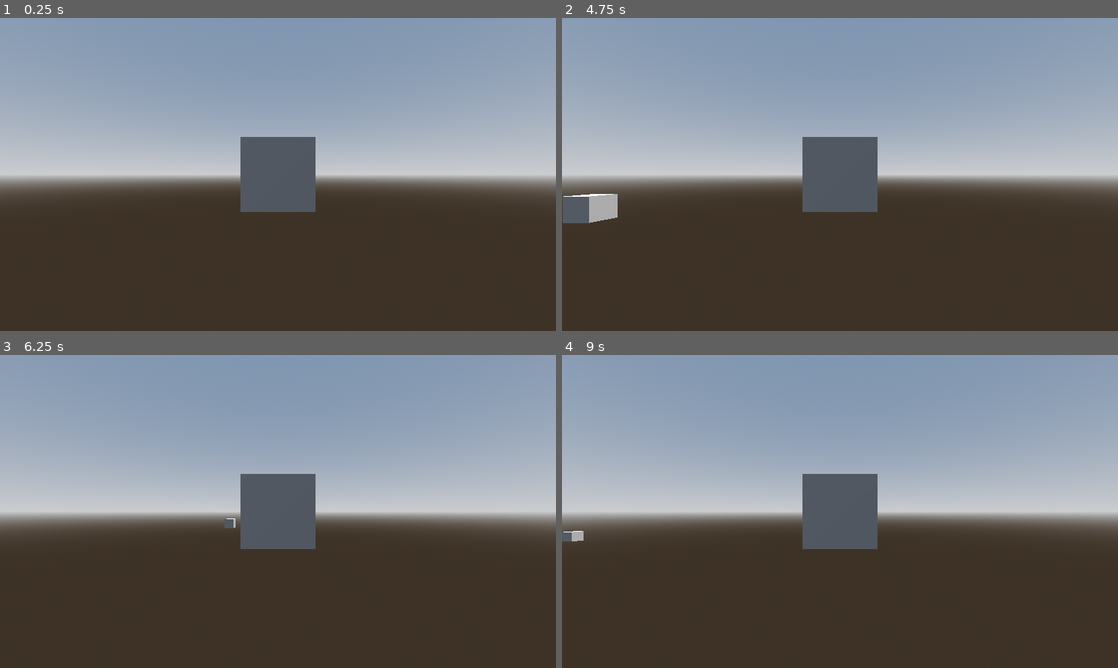
Above: before the commit, frames 1-4 (two rows, left to right).
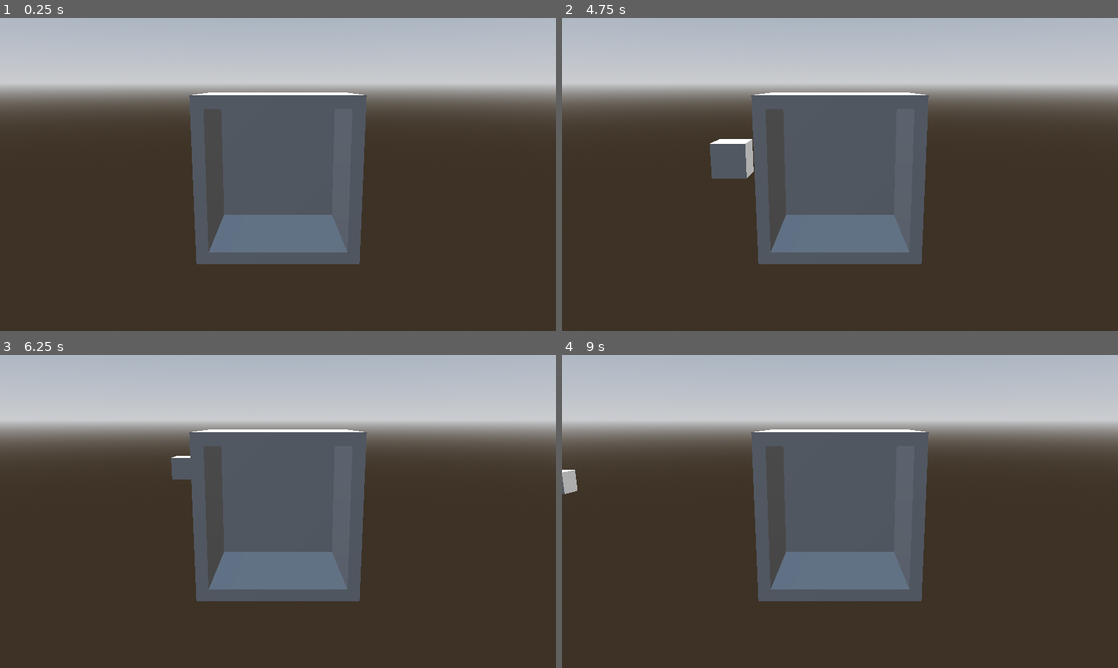
Above: after the commit, the same moments.

Repository: GriffinBaxter/Prof-Oddheart-or-How-I-Learned-to-Stop-Worrying-and-Love-the-Elevator
Game: Godot game, scene res://test_world.tscn
Same seed, same stepped clock (60 frames per second), same inputs: the game is played once before the commit and once after it.
Inputs:
- Up to frame 1 (0.25 s): no input
- Up to frame 2 (4.75 s): tap Enter at 0.5 s; hold D (right) 0.53-1.28 s; hold S (backward) 1.28-2.03 s; hold D (right) 2.03-2.78 s; hold W (forward) 2.78-3.53 s; tap Space (up) at 3.5 s; hold A (left) from 3.53 s (still down)
- Up to frame 3 (6.25 s): release A (left) at 5.03 s; hold S (backward) 5.03-5.78 s; tap Enter at 5.75 s; hold D (right) from 5.78 s (still down)
- Up to frame 4 (9 s): release D (right) at 6.53 s; hold W (forward) 6.53-7.28 s; hold D (right) 7.28-8.03 s; tap Space (up) at 8 s; hold S (backward) 8.03-8.78 s; tap Enter at 8.75 s; hold A (left) from 8.78 s (still down)

The runs differ from the first frame. In frame 1, 59% of the frame differs, in the area x 0-100%, y 0-79%; in frame 2, 59%; in frame 3, 59%; in frame 4, 59%.

Commit message:
$116: Create basic elevator model and adjust movement

Diff:
--- /dev/null
+++ b/Scenes/Entities/elevator.gd
@@ -0,0 +1,23 @@
+extends CharacterBody3D
+
+@export var speed: float = 10.
+
+
+func _physics_process(_delta: float) -> void:
+	var input := Input.get_vector("left", "right", "forward", "backward")
+	var direction := transform.basis * Vector3(input.x, 0, input.y).normalized()
+	if direction:
+		velocity.x = direction.x * speed
+		velocity.z = direction.z * speed
+	else:
+		velocity.x = move_toward(velocity.x, 0, speed)
+		velocity.z = move_toward(velocity.z, 0, speed)
+
+	if Input.is_action_pressed("up"):
+		velocity.y = speed
+	elif Input.is_action_pressed("down"):
+		velocity.y = -speed
+	else:
+		velocity.y = move_toward(velocity.y, 0, speed)
+
+	move_and_slide()
--- /dev/null
+++ b/Scenes/Entities/elevator.tscn
@@ -0,0 +1,25 @@
+[gd_scene load_steps=3 format=3 uid="uid://boj6d6ujfhsme"]
+
+[ext_resource type="Script" uid="uid://moqxk8y60xhx" path="res://Scenes/Entities/elevator.gd" id="1_blnjl"]
+
+[sub_resource type="BoxShape3D" id="BoxShape3D_25c2b"]
+size = Vector3(2.6, 2.45, 2.2)
+
+[node name="Elevator" type="CharacterBody3D"]
+script = ExtResource("1_blnjl")
+
+[node name="CollisionShape3D" type="CollisionShape3D" parent="."]
+shape = SubResource("BoxShape3D_25c2b")
+
+[node name="Outer" type="CSGBox3D" parent="."]
+size = Vector3(2.6, 2.65, 2.2)
+
+[node name="Inner" type="CSGBox3D" parent="Outer"]
+transform = Transform3D(1, 0, 0, 0, 1, 0, 0, 0, 1, 0, 0, 0.1)
+operation = 2
+size = Vector3(2.2, 2.25, 2.025)
+
+[node name="Camera3D" type="Camera3D" parent="."]
+transform = Transform3D(1, 0, 0, 0, 0.978148, 0.207912, 0, -0.207912, 0.978148, 0, 1.5, 7.5)
+current = true
+fov = 40.0
--- a/Scenes/Entities/player.gd
+++ /dev/null
@@ -1,28 +0,0 @@
-extends CharacterBody3D
-
-@export var speed: float = 20.0
-@export var accel: float = 5.0
-
-func _ready() -> void:
-	pass
-
-func _process(_delta: float) -> void:
-	pass
-
-func _physics_process(delta: float) -> void:
-	var direction: Vector3 = Vector3.ZERO
-	var input: Vector2 = Input.get_vector("left", "right", "forward", "backward")
-
-	if input.length() > 0:
-		direction = (transform.basis * Vector3(input.x, 0, input.y).normalized())
-
-	velocity.x = lerp(velocity.x, direction.x * speed, accel * delta)
-	velocity.z = lerp(velocity.z, direction.z * speed, accel * delta)
-	velocity.y = lerp(velocity.y, direction.y * speed, accel * delta)
-
-	if Input.is_action_pressed("up"):
-		velocity.y += speed * accel * delta
-	if Input.is_action_pressed("down"):
-		velocity.y -= speed * accel * delta
-
-	move_and_slide()
--- a/Scenes/Entities/player.tscn
+++ /dev/null
@@ -1,12 +0,0 @@
-[gd_scene load_steps=2 format=3 uid="uid://boj6d6ujfhsme"]
-
-[ext_resource type="Script" uid="uid://moqxk8y60xhx" path="res://Scenes/Entities/player.gd" id="1_blnjl"]
-
-[node name="Player" type="CharacterBody3D"]
-script = ExtResource("1_blnjl")
-
-[node name="CSGBox3D" type="CSGBox3D" parent="."]
-
-[node name="Camera3D" type="Camera3D" parent="."]
-transform = Transform3D(1, 0, 0, 0, 1, 0, 0, 0, 1, 0, 0, 3.19617)
-current = true
--- a/test_world.tscn
+++ b/test_world.tscn
@@ -1,6 +1,6 @@
 [gd_scene load_steps=5 format=3 uid="uid://b1qwrc1spmawo"]
 
-[ext_resource type="PackedScene" uid="uid://boj6d6ujfhsme" path="res://Scenes/Entities/player.tscn" id="1_dxppu"]
+[ext_resource type="PackedScene" uid="uid://boj6d6ujfhsme" path="res://Scenes/Entities/elevator.tscn" id="1_dxppu"]
 
 [sub_resource type="ProceduralSkyMaterial" id="ProceduralSkyMaterial_dxppu"]
 sky_horizon_color = Color(0.662243, 0.671743, 0.686743, 1)
@@ -23,7 +23,8 @@
 transform = Transform3D(-0.866025, -0.433013, 0.25, 0, 0.5, 0.866025, -0.5, 0.75, -0.433013, 0, 0, 0)
 shadow_enabled = true
 
-[node name="Player" parent="." instance=ExtResource("1_dxppu")]
+[node name="Elevator" parent="." instance=ExtResource("1_dxppu")]
 
 [node name="CSGBox3D" type="CSGBox3D" parent="."]
 transform = Transform3D(1, 0, 0, 0, 1, 0, 0, 0, 1, 0, 0, -5)
+use_collision = true
Renamed: Scenes/Entities/player.gd.uid -> Scenes/Entities/elevator.gd.uid
